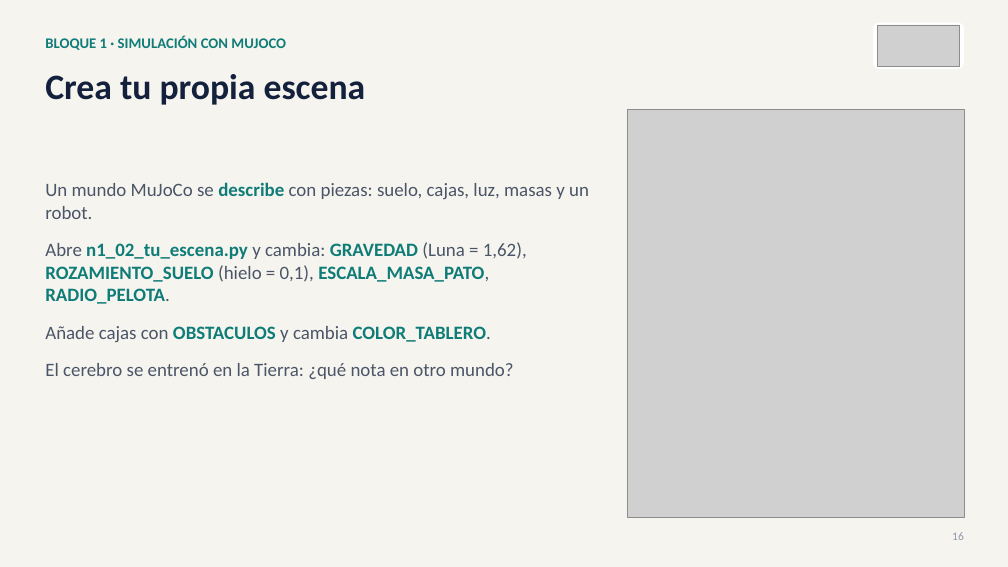
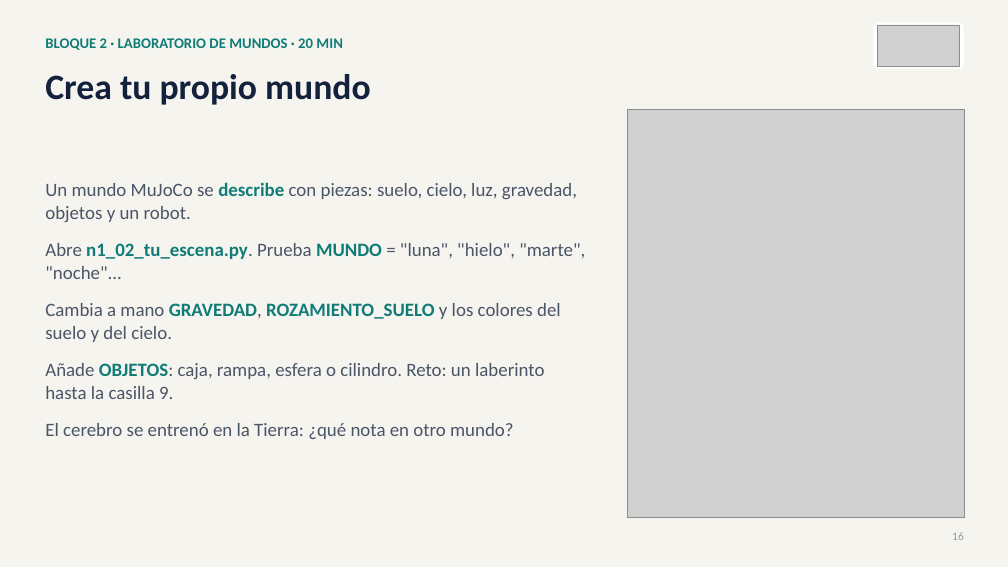
Before and after one commit to david2526IA/taller_microduck_windows, a slide deck: slide 16 of workshop-ia-fisica/presentaciones/Presentacion_03_taller_completo.pptx. Drawn at 1008x567 pixels with LibreOffice and Linux fonts; fonts in the diff are those of the drawing; grey boxes stand for pictures. Boxes give left, top, right and bottom in pixels: in the first picture for what was removed or moved away, otherwise in the second. Text is boxed around its words. In the diff, an @@ line names an element or a change of style, - is before the commit and + after.

```diff
--- a/workshop-ia-fisica/presentaciones/Presentacion_03_taller_completo.pptx
+++ b/workshop-ia-fisica/presentaciones/Presentacion_03_taller_completo.pptx
@@ text at (x1=45, y1=38, x2=342, y2=50): text changed @@
-BLOQUE 1 · SIMULACIÓN CON MUJOCO
+BLOQUE 2 · LABORATORIO DE MUNDOS · 20 MIN
@@ text at (x1=45, y1=74, x2=371, y2=105): text changed @@
-Crea tu propia escena
+Crea tu propio mundo
@@ text at (x1=45, y1=182, x2=585, y2=399): text changed @@
-Un mundo MuJoCo se describe con piezas: suelo, cajas, luz, masas y un robot.
-Abre n1_02_tu_escena.py y cambia: GRAVEDAD (Luna = 1,62), ROZAMIENTO_SUELO (hielo = 0,1), ESCALA_MASA_PATO, RADIO_PELOTA.
-Añade cajas con OBSTACULOS y cambia COLOR_TABLERO.
+Un mundo MuJoCo se describe con piezas: suelo, cielo, luz, gravedad, objetos y un robot.
+Abre n1_02_tu_escena.py. Prueba MUNDO = "luna", "hielo", "marte", "noche"...
+Cambia a mano GRAVEDAD, ROZAMIENTO_SUELO y los colores del suelo y del cielo.
+Añade OBJETOS: caja, rampa, esfera o cilindro. Reto: un laberinto hasta la casilla 9.
```
Also in this commit, not shown: 39 other slides changed, 1 slide added, 1 slide removed, 18 other files.
